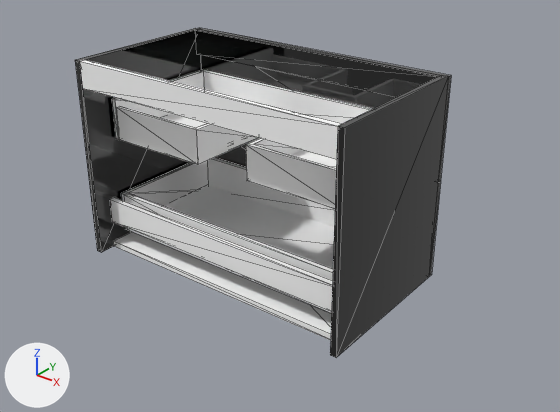
A saved change to the glTF model demo/src/catalog/items/Fussion_Chrome_800_2_cajones/Fussion_Chrome_800_2_cajones.glb.
Rendered twice from a 50 mm camera at (7.8, -11.52, 10.53) aimed at (-3.38, 2.45, 1.87). Every picture has the same lights, and +X, +Y and +Z are marked at lower left. Mesh edges are drawn as thin lines. Vertices at the same position are counted once.

The first picture shows 'Mueble FUSSION CHROME 800 2 cajones'.
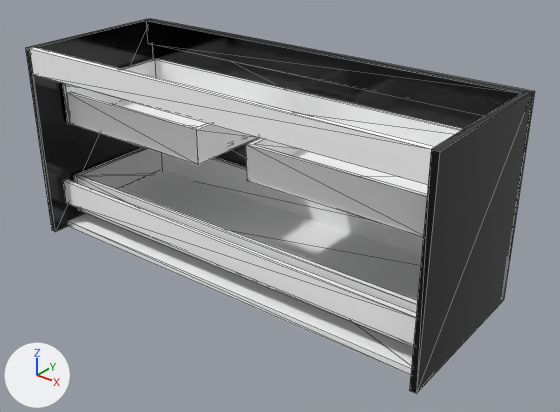
The newer file adds a shape key; the second version is drawn at full value of the shape key 'Ancho' of 'Mueble FUSSION CHROME 800 2 cajones', and the change is written as the vertex moves it makes.

The edits, one by one:
In material 'Material_0' (mat_material_0), roughness goes from 0.0 to 0.1.
In material 'Material_0' (mat_material_0), coat_weight is no longer 1.0.
In material 'Material_0' (mat_material_0), sheen_weight is no longer 1.0.
In material 'Material_0' (mat_material_0), sheen_roughness is no longer 0.0.
me_mesh_0 is used by ob_mueble_fussion_chrome_800_2_cajones; location (-3.99, 0.24, 0.0); rotation (1.571, 0.0, -3.122), in degrees (90, 0, -179); scale (0.01, 0.01, 0.01).
me_mesh_0 had 336 vertices, 608 faces and spanned x -398.0..398.0, y 0.0..540.0, z -9.0..459.0.
me_mesh_0 now has 336 vertices, 608 faces and spans x -598.0..598.0, y 0.0..540.0, z -9.0..459.0.
me_mesh_0 part 1: the loose piece of 8 vertices spanning x 382.0..398.0, y 0.0..540.0, z -9.0..425.0 is moved by (200.0, 0.0, 0.0).
me_mesh_0 part 2: the loose piece of 8 vertices spanning x -398.0..-382.0, y 0.0..540.0, z -9.0..425.0 is moved by (-200.0, 0.0, 0.0).
me_mesh_0 part 3: the loose piece of 8 vertices spanning x -383.0..382.0, y 470.0..540.0, z 408.0..424.0 is scaled about its middle by (1.52, 1, 1).
me_mesh_0 part 4: the loose piece of 8 vertices spanning x -383.0..382.0, y 470.0..540.0, z -8.0..8.0 is scaled about its middle by (1.52, 1, 1).
me_mesh_0 part 5: the loose piece of 8 vertices spanning x -383.0..382.0, y 75.0..145.0, z 41.0..57.0 is scaled about its middle by (1.52, 1, 1).
me_mesh_0 part 6: the loose piece of 8 vertices spanning x -383.0..382.0, y 1.0..17.0, z 37.0..424.0 is scaled about its middle by (1.52, 1, 1).
me_mesh_0 part 7: 24 of the vertices in x -398.0..-362.0, y 0.0..538.0, z 412.0..441.0 are moved by (-200.0, 0.0, 0.0).
me_mesh_0 part 8: 10 of the vertices in x -375.0..-362.0, y 313.0..423.0, z 75.0..88.0 are moved by (-200.0, 0.0, 0.0).
me_mesh_0 part 9: 24 of the vertices in x 361.0..397.0, y 0.0..538.0, z 412.0..441.0 are moved by (200.0, 0.0, 0.0).
me_mesh_0 part 10: 10 of the vertices in x 361.0..374.0, y 43.0..153.0, z 75.0..88.0 are moved by (200.0, 0.0, 0.0).
me_mesh_0 part 11: 10 of the vertices in x 362.0..374.0, y 313.0..423.0, z 75.0..88.0 are moved by (200.0, 0.0, 0.0).

Location of each change, [x1, y1, x2, y2] in pixels of the pictures (560 x 412 px; the box of a moved part takes in the faces that stretch with it):
'Mueble FUSSION CHROME 800 2 cajones', surface changed, reshaped (36% wider, 14% taller)
    before: [75, 28, 451, 358]
    after: [25, 19, 535, 394]
part 1 of me_mesh_0, moved or reshaped
    before: [75, 28, 201, 252]
    after: [25, 19, 153, 232]
part 2 of me_mesh_0, moved or reshaped
    before: [330, 75, 448, 358]
    after: [409, 91, 532, 394]
part 3 of me_mesh_0, moved or reshaped
    before: [196, 29, 442, 97]
    after: [146, 20, 525, 116]
part 4 of me_mesh_0, moved or reshaped
    before: [80, 60, 342, 159]
    after: [29, 47, 435, 185]
part 5 of me_mesh_0, moved or reshaped
    before: [110, 197, 333, 312]
    after: [63, 179, 417, 345]
part 6 of me_mesh_0, moved or reshaped
    before: [113, 232, 331, 340]
    after: [67, 213, 413, 375]
part 7 of me_mesh_0, moved or reshaped
    before: [292, 76, 451, 276]
    after: [292, 91, 535, 302]
part 8 of me_mesh_0, moved or reshaped
    before: [246, 144, 337, 209]
    after: [246, 144, 428, 237]
part 9 of me_mesh_0, moved or reshaped
    before: [199, 28, 451, 227]
    after: [151, 19, 534, 256]
part 10 of me_mesh_0, moved or reshaped
    before: [121, 161, 334, 313]
    after: [74, 148, 422, 347]
part 11 of me_mesh_0, moved or reshaped
    before: [112, 70, 207, 165]
    after: [63, 58, 207, 165]
